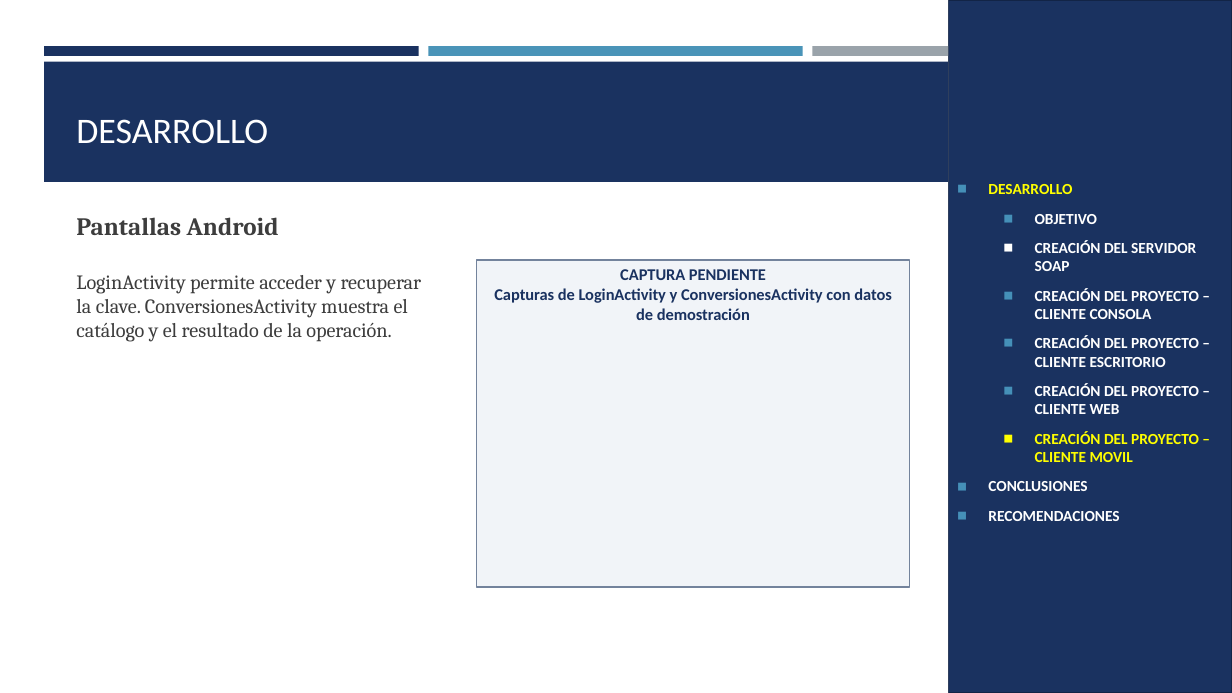
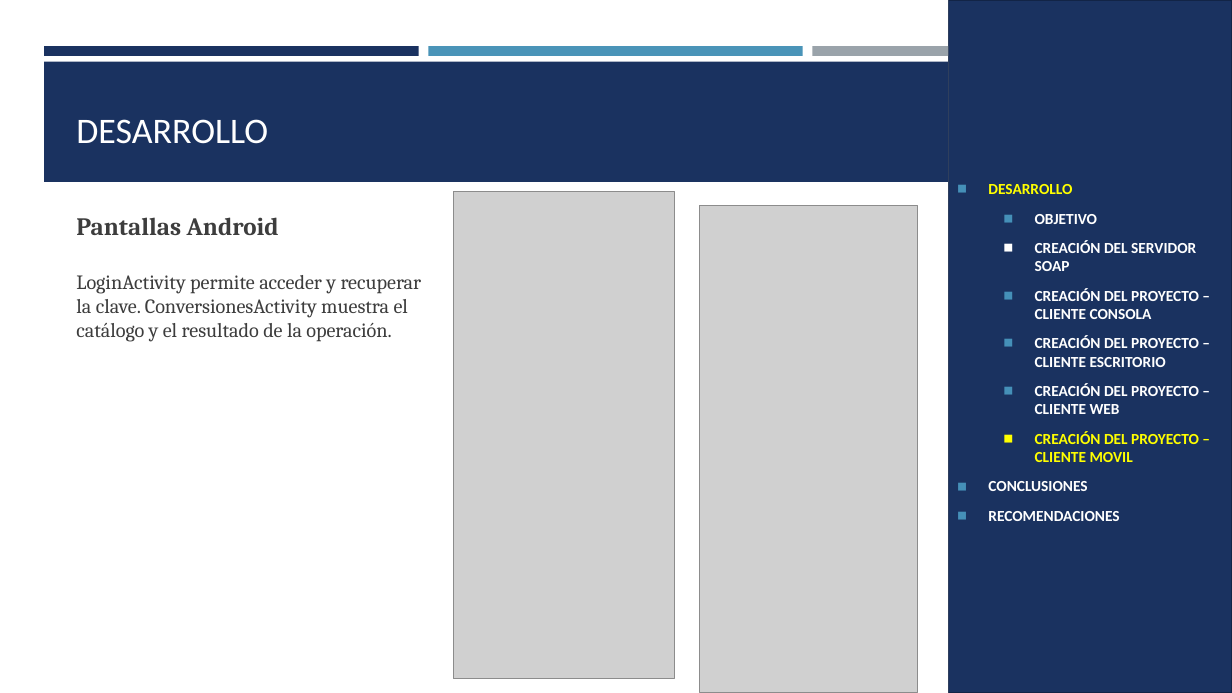
Before and after one commit to luis-sagx/arquitectura, a slide deck: slide 27 of TI.1.1 PAO202651_SOAP_JAVA_SINBDD_NRC36883_GR09/05. DOCUMENTACION/PRESENTACION_TECNICA_GR09.pptx. Drawn at 1232x693 pixels with LibreOffice and Linux fonts; fonts in the diff are those of the drawing; grey boxes stand for pictures. Boxes give left, top, right and bottom in pixels: in the first picture for what was removed or moved away, otherwise in the second. Text is boxed around its words. In the diff, an @@ line names an element or a change of style, - is before the commit and + after.

Commit message:
Completa capturas de las presentaciones y corrige la ejecución de los clientes
- TI.1.1: clase principal del cliente de escritorio y URL local del cliente móvil
- TI.1.2: el cliente MAUI usa localhost:14028 con adb reverse
- TI.1.3: corrige la URL de las pruebas de integración y agrega nbactions.xml al cliente de consola
- TI.1.4: elimina el proyecto duplicado .Verification y agrega VerificarHttp.ps1 a las pruebas del servidor
- Presentaciones: capturas reales y recuadros pendientes para los diagramas

```diff
--- a/TI.1.1 PAO202651_SOAP_JAVA_SINBDD_NRC36883_GR09/05. DOCUMENTACION/PRESENTACION_TECNICA_GR09.pptx
+++ b/TI.1.1 PAO202651_SOAP_JAVA_SINBDD_NRC36883_GR09/05. DOCUMENTACION/PRESENTACION_TECNICA_GR09.pptx
@@ picture added at (453,191,674,679) @@
@@ picture added at (700,205,918,692) @@
@@ rectangle removed at (477,260,910,587) @@
-CAPTURA PENDIENTE
-Capturas de LoginActivity y ConversionesActivity con datos de demostración
```
Also in this commit, not shown: 23 other slides changed, 16 other files.
